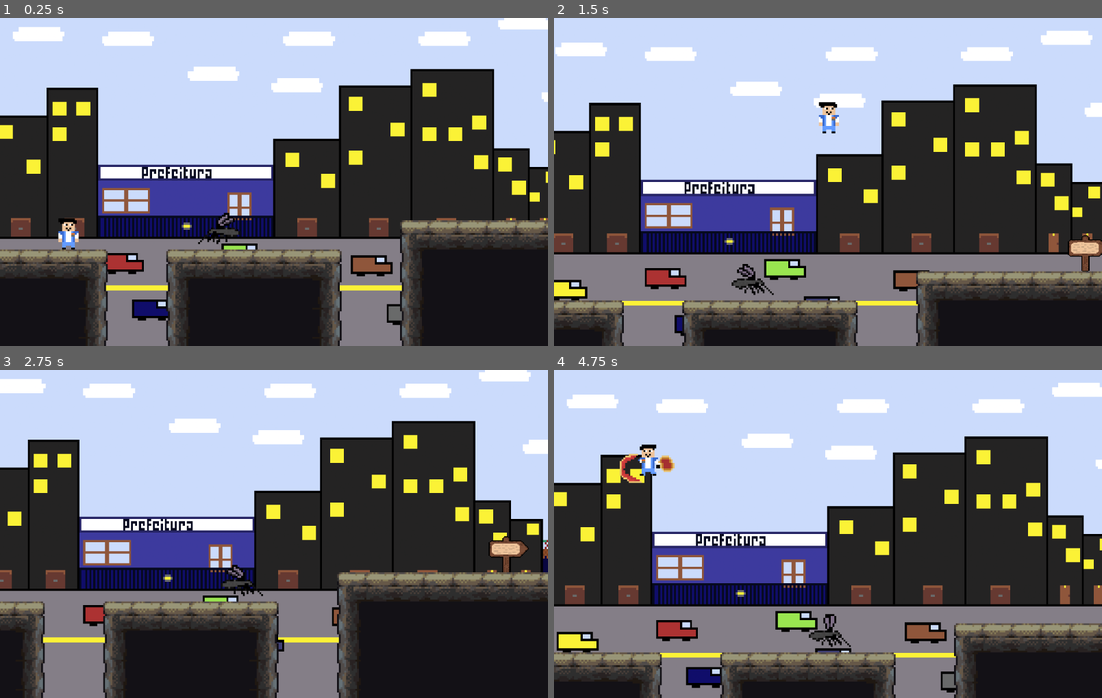
Above: before the commit, frames 1-4 (two rows, left to right).
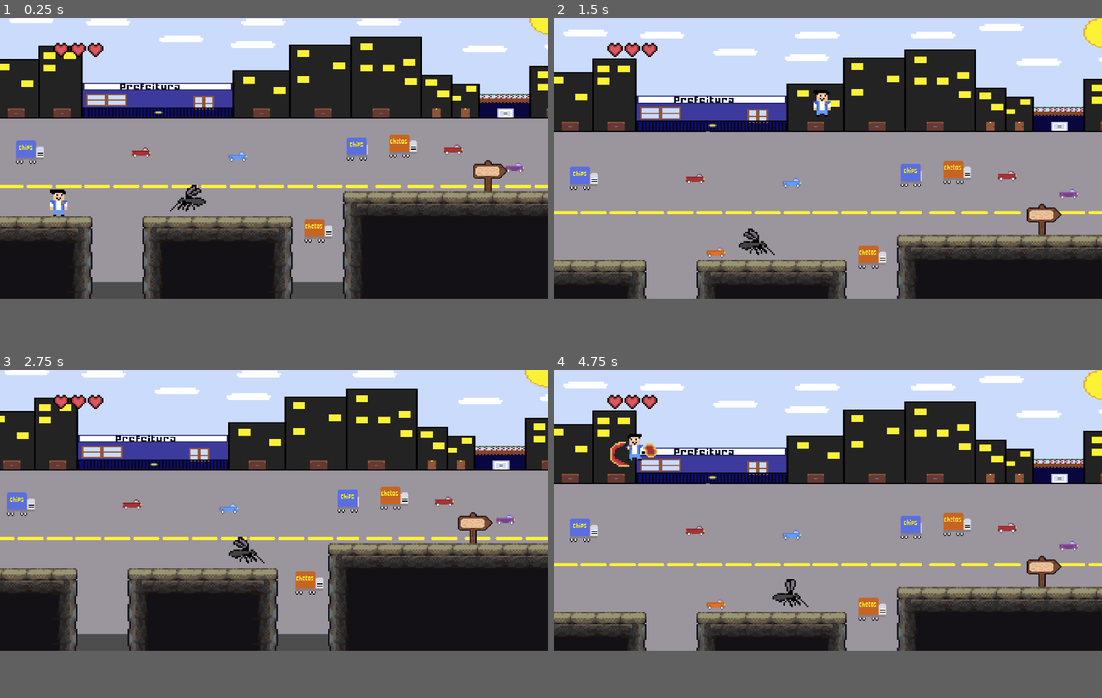
Above: after the commit, the same moments.

Repository: luisfreits/Aedes-Adventure
Game: Godot game, scene res://scene/Fase_1-1.tscn
The game is run twice, just before and just after one commit, with the same random seed, the same clock (stepped at 60 frames per second) and the same inputs.
Inputs:
- Up to frame 1 (0.25 s): no input
- Up to frame 2 (1.5 s): tap Enter (ui_accept) at 0.5 s; hold Right (right) from 0.53 s (still down); tap Q (attack) at 0.6 s; tap Space (jump) at 0.77, 0.8, 1.07, 1.35 s
- Up to frame 3 (2.75 s): tap Space (jump) at 1.52, 1.82, 2.3 s; tap Q (attack) at 1.55, 2.1 s; release Right (right) at 2.03 s; hold A (left) from 2.03 s (still down)
- Up to frame 4 (4.75 s): release A (left) at 2.78 s; hold Right (right) 2.78-4.28 s; tap E (interact) at 2.85 s; tap Space (jump) at 3.02, 3.32, 3.77, 3.8, 4.07, 4.35, 4.52 s; tap Q (attack) at 3.05, 3.6, 4.55 s; hold A (left) from 4.28 s (still down)
In our replay, the window is 800x480 before the commit and 800x411 after it. These sizes can differ from the game's own. Grey fills any space a smaller window leaves; there, only what the larger window draws over its background counts as a difference.

The runs differ from the first frame. In frame 1, 67% of the frame differs, in the area x 0-100%, y 0-100%; in frame 2, 71%; in frame 3, 64%; in frame 4, 73%.

Commit message:
Add HUD with heart UI and player damage

Diff:
--- a/project.godot
+++ b/project.godot
@@ -22,10 +22,11 @@
 [autoload]
 
 DialogManager="*res://scene/dialog_manager.tscn"
+Hud="*res://scene/hud.tscn"
 
 [display]
 
-window/size/viewport_width=300
+window/size/viewport_width=350
 window/size/viewport_height=180
 window/size/mode=2
 window/stretch/mode="canvas_items"
--- /dev/null
+++ b/scene/hud.tscn
@@ -0,0 +1,77 @@
+[gd_scene load_steps=10 format=3 uid="uid://bn5mb3rqcc3as"]
+
+[ext_resource type="Script" uid="uid://dd6jsfmvwl64a" path="res://scripts/canvas_layer.gd" id="1_o8u2p"]
+[ext_resource type="Texture2D" uid="uid://uhtyvj4h6ulx" path="res://sprites/HP_V2.png" id="2_pvgpj"]
+
+[sub_resource type="AtlasTexture" id="AtlasTexture_oc3i3"]
+atlas = ExtResource("2_pvgpj")
+region = Rect2(160, 0, 32, 32)
+
+[sub_resource type="AtlasTexture" id="AtlasTexture_f60wf"]
+atlas = ExtResource("2_pvgpj")
+region = Rect2(64, 0, 32, 32)
+
+[sub_resource type="AtlasTexture" id="AtlasTexture_vqic1"]
+atlas = ExtResource("2_pvgpj")
+region = Rect2(96, 0, 32, 32)
+
+[sub_resource type="AtlasTexture" id="AtlasTexture_u14m8"]
+atlas = ExtResource("2_pvgpj")
+region = Rect2(128, 0, 32, 32)
+
+[sub_resource type="AtlasTexture" id="AtlasTexture_ii7js"]
+atlas = ExtResource("2_pvgpj")
+region = Rect2(0, 0, 32, 32)
+
+[sub_resource type="AtlasTexture" id="AtlasTexture_y56yj"]
+atlas = ExtResource("2_pvgpj")
+region = Rect2(32, 0, 32, 32)
+
+[sub_resource type="SpriteFrames" id="SpriteFrames_r6mtg"]
+animations = [{
+"frames": [{
+"duration": 1.0,
+"texture": SubResource("AtlasTexture_oc3i3")
+}],
+"loop": false,
+"name": &"dead_hearts",
+"speed": 5.0
+}, {
+"frames": [{
+"duration": 1.0,
+"texture": SubResource("AtlasTexture_f60wf")
+}, {
+"duration": 1.0,
+"texture": SubResource("AtlasTexture_vqic1")
+}, {
+"duration": 1.0,
+"texture": SubResource("AtlasTexture_u14m8")
+}],
+"loop": true,
+"name": &"one_heart",
+"speed": 5.0
+}, {
+"frames": [{
+"duration": 1.0,
+"texture": SubResource("AtlasTexture_ii7js")
+}],
+"loop": false,
+"name": &"three_hearts",
+"speed": 5.0
+}, {
+"frames": [{
+"duration": 1.0,
+"texture": SubResource("AtlasTexture_y56yj")
+}],
+"loop": false,
+"name": &"two_hearts",
+"speed": 5.0
+}]
+
+[node name="hud" type="CanvasLayer"]
+script = ExtResource("1_o8u2p")
+
+[node name="HeartDisplay" type="AnimatedSprite2D" parent="."]
+position = Vector2(50, 20)
+sprite_frames = SubResource("SpriteFrames_r6mtg")
+animation = &"one_heart"
--- a/scene/scrolling_scene.tscn
+++ b/scene/scrolling_scene.tscn
@@ -1,6 +1,7 @@
-[gd_scene load_steps=2 format=3 uid="uid://b0jwco6a4xyra"]
+[gd_scene load_steps=3 format=3 uid="uid://b0jwco6a4xyra"]
 
-[ext_resource type="Texture2D" uid="uid://cmuvd6jukop2p" path="res://sprites/cenario cidade.png" id="1_dhis7"]
+[ext_resource type="Texture2D" uid="uid://f108wwqfshtn" path="res://sprites/cenario cidade(1).png" id="1_0d05d"]
+[ext_resource type="Texture2D" uid="uid://csr2m2l8x06qh" path="res://sprites/cenario cidade 2.png" id="2_oa6pd"]
 
 [node name="ScrollingScene" type="Node2D"]
 
@@ -10,9 +11,23 @@
 repeat_times = 3
 
 [node name="TextureRect" type="TextureRect" parent="Parallax2D"]
-offset_left = -5.0
-offset_top = -5.0
-offset_right = 387.0
-offset_bottom = 254.0
-texture = ExtResource("1_dhis7")
+z_index = 1
+offset_left = -6.0
+offset_top = -61.0
+offset_right = 386.0
+offset_bottom = 198.0
+texture = ExtResource("1_0d05d")
 expand_mode = 1
+
+[node name="Parallax2D2" type="Parallax2D" parent="."]
+scroll_scale = Vector2(0.6, 0.6)
+repeat_size = Vector2(380, 0)
+repeat_times = 3
+
+[node name="TextureRect" type="TextureRect" parent="Parallax2D2"]
+offset_left = -145.0
+offset_top = -16.0
+offset_right = 247.0
+offset_bottom = 243.0
+texture = ExtResource("2_oa6pd")
+expand_mode = 1
--- /dev/null
+++ b/scripts/canvas_layer.gd
@@ -0,0 +1,16 @@
+extends CanvasLayer
+
+@onready var hearts_display: AnimatedSprite2D = $HeartDisplay
+
+func _ready() -> void:
+	update_hearts(0)
+
+func update_hearts(hit_count: int) -> void:
+	match hit_count:
+		0: hearts_display.play("three_hearts")
+		1: hearts_display.play("two_hearts")
+		2: hearts_display.play("one_heart")   # pisca automaticamente pelo loop
+
+func show_dead() -> void:
+
+	hearts_display.play("dead_hearts")
--- a/scripts/player.gd
+++ b/scripts/player.gd
@@ -1,7 +1,7 @@
 extends CharacterBody2D
 class_name Player
 
-enum PlayerState { idle, walk, jump, fall, dead, attack }
+enum PlayerState { idle, walk, jump, fall, dead, attack, hurt }
 
 const JUMP_VELOCITY = -300.0
 
@@ -11,11 +11,14 @@
 @onready var hitbox: Area2D = $Hitbox
 @onready var sprite: Sprite2D = $Sprite2D
 @onready var attack_collision: CollisionShape2D = $attack_box/attack_collision
+# ← sem hearts_display aqui
 
 @export var max_speed: float = 180.0
 @export var acceleration: float = 500.0
 @export var deceleration: float = 400.0
-
+@export var max_hits: int = 3
+
+var hud: CanvasLayer
 var facing_dir := 1
 var attack_box_base_x: float
 var status: PlayerState = PlayerState.idle
@@ -23,8 +26,13 @@
 var max_jump_count := 2
 var direction := 0.0
 var attack_in_progress := false
+var hit_count := 0
+var is_invincible := false
+const INVINCIBILITY_TIME := 1.0
 
 func _ready() -> void:
+
+	hud = get_node("/root/Hud")
 	attack_box_base_x = abs(attack_box.position.x)
 	attack_collision.disabled = true
 	update_attack_box_position()
@@ -48,13 +56,43 @@
 	if position.y > 600 and status != PlayerState.dead:
 		go_to_dead_state()
 
+func take_hit() -> void:
+	if status == PlayerState.dead or is_invincible:
+		return
+	hit_count += 1
+	hud.update_hearts(hit_count)
+	if hit_count >= max_hits:
+		go_to_dead_state()
+	else:
+		go_to_hurt_state()
+
+func go_to_hurt_state() -> void:
+	is_invincible = true
+	_blink_sprite()
+	await get_tree().create_timer(INVINCIBILITY_TIME).timeout
+	is_invincible = false
+	if status != PlayerState.dead:
+		if is_on_floor():
+			if Input.get_axis("left", "right") != 0:
+				go_to_walk_state()
+			else:
+				go_to_idle_state()
+		else:
+			go_to_fall_state()
+
+func _blink_sprite() -> void:
+	for i in range(5):
+		sprite.modulate.a = 0.3
+		await get_tree().create_timer(INVINCIBILITY_TIME / 10.0).timeout
+		sprite.modulate.a = 1.0
+		await get_tree().create_timer(INVINCIBILITY_TIME / 10.0).timeout
+
 func move(delta: float) -> void:
 	direction = Input.get_axis("left", "right")
 	var speed_multiplier = 0.5 if status == PlayerState.attack else 1.0
 	var target_velocity = direction * max_speed * speed_multiplier
 	var current_step = acceleration if direction != 0 else deceleration
 	velocity.x = move_toward(velocity.x, target_velocity, current_step * delta)
-
 	if direction != 0:
 		facing_dir = 1 if direction > 0 else -1
 		sprite.flip_h = (facing_dir == -1)
@@ -106,6 +144,9 @@
 	velocity = Vector2.ZERO
 	attack_collision.disabled = true
 	attack_in_progress = false
+	is_invincible = false
+	sprite.modulate.a = 1.0
+	hud.show_dead()
 	animation_player.play("dead")
 	reload_timer.start()
 
@@ -150,10 +191,8 @@
 	if collider.get_parent() and collider.get_parent().is_in_group("Enemies"): return collider.get_parent()
 	return null
 
-
 func _on_hitbox_area_entered(area: Area2D) -> void:
 	var enemy = _get_enemy_from_collider(area)
-
 	if enemy != null:
 		if velocity.y > 0:
 			if enemy.has_method("take_damage"):
@@ -162,19 +201,18 @@
 				enemy.queue_free()
 			go_to_jump_state()
 		else:
-			go_to_dead_state()
-	# O elif deve vir ANTES do else, ou ser um IF separado.
-	# Aqui, vamos usar IF para garantir que detecte a área letal:
+			take_hit()
 	if area.is_in_group("LethalArea"):
 		go_to_dead_state()
 
 func _on_attack_box_area_entered(area: Area2D) -> void:
 	var enemy = _get_enemy_from_collider(area)
-	if enemy != null: # Adicionei o TAB aqui que faltava na sua imagem
+	if enemy != null:
 		if enemy.has_method("take_damage"):
 			enemy.take_damage()
 		else:
 			enemy.queue_free()
 
 func _on_reload_timer_timeout() -> void:
+	hud.update_hearts(0)
 	get_tree().reload_current_scene()
Not shown, added: scripts/canvas_layer.gd.uid
Binary file added: sprites/HP.png
Not shown, added: sprites/HP.png.import
Binary file added: sprites/HP_V2.png
Not shown, added: sprites/HP_V2.png.import
Binary file added: sprites/cenario cidade 2.png
Not shown, added: sprites/cenario cidade 2.png.import
Binary file added: sprites/cenario cidade(1).png
Not shown, added: sprites/cenario cidade(1).png.import
